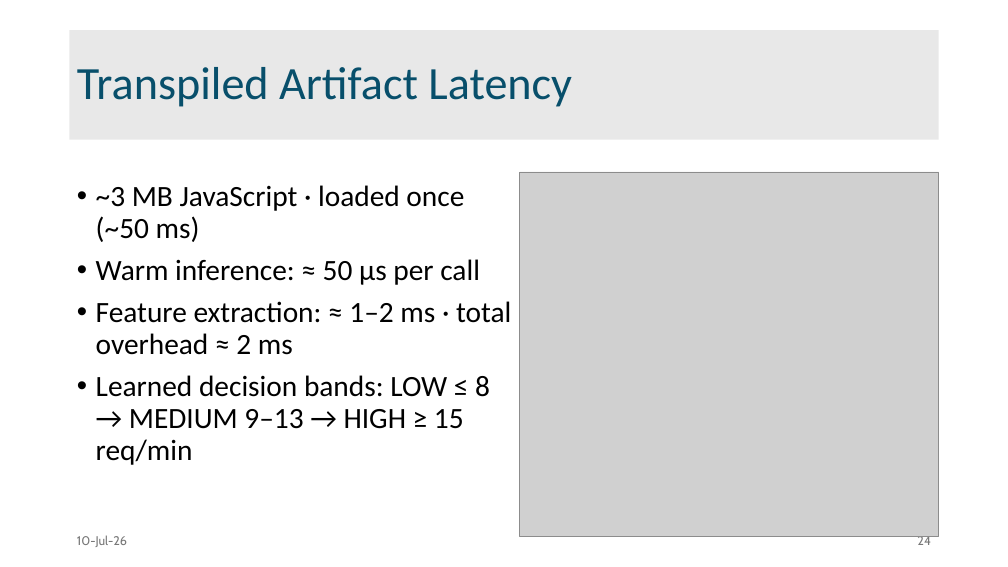
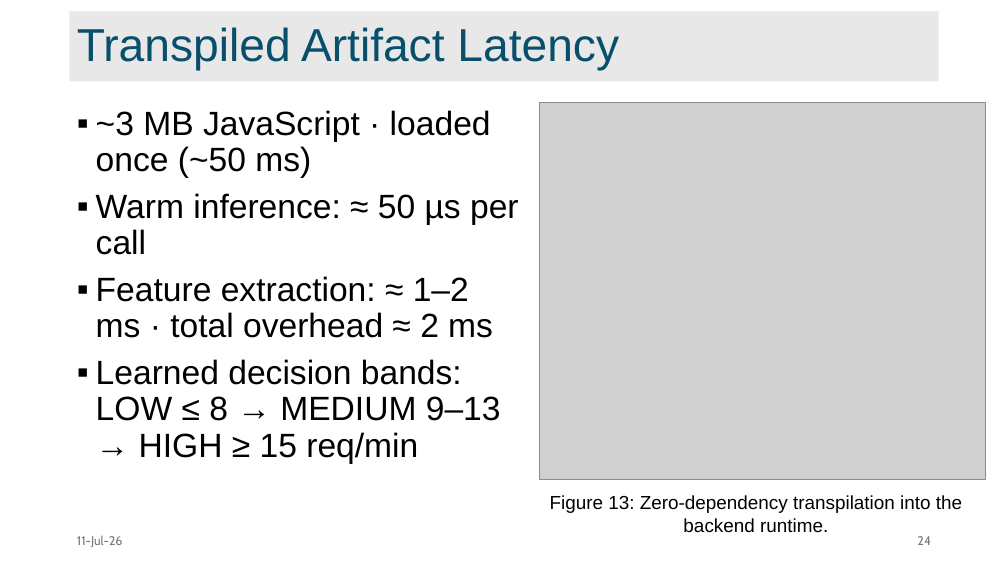
Before and after one commit to faiyaz103/adaptive-data-access-framework, a slide deck: slide 24 of report/main/2007103.pptx. Drawn at 1008x567 pixels with LibreOffice and Linux fonts; fonts in the diff are those of the drawing; grey boxes stand for pictures. Boxes give left, top, right and bottom in pixels: in the first picture for what was removed or moved away, otherwise in the second. Text is boxed around its words. In the diff, an @@ line names an element or a change of style, - is before the commit and + after.

```diff
--- a/report/main/2007103.pptx
+++ b/report/main/2007103.pptx
@@ title "Transpiled Artifact Latency": place and size @@
-title "Transpiled Artifact Latency" at [70, 30, 939, 140]
+title "Transpiled Artifact Latency" at [70, 11, 939, 82]
@@ title "Transpiled Artifact Latency" at [70, 11, 939, 82]: font Calibri to Arial @@
@@ text "~3 MB JavaScript · loaded ...": place and size @@
-text "~3 MB JavaScript · loaded ..." at [96, 185, 511, 465]
+text "~3 MB JavaScript · loaded ..." at [96, 110, 519, 464]
@@ text "~3 MB JavaScript · loaded ..." at [96, 110, 519, 464]: size 28 to 32 pt, font Calibri to Arial; bullet • to ▪ @@
@@ picture: place and size @@
-picture at [520, 172, 939, 537]
+picture at [540, 102, 986, 479]
@@ text added at [550, 495, 962, 533], 18 pt, text #000000 @@
+Figure 13: Zero-dependency transpilation into the backend runtime.
@@ text at [77, 535, 123, 547]: text changed @@
-10-Jul-26
+11-Jul-26
```
Also in this commit, not shown: 32 other slides changed, 1 slide added, 2 slides removed.
